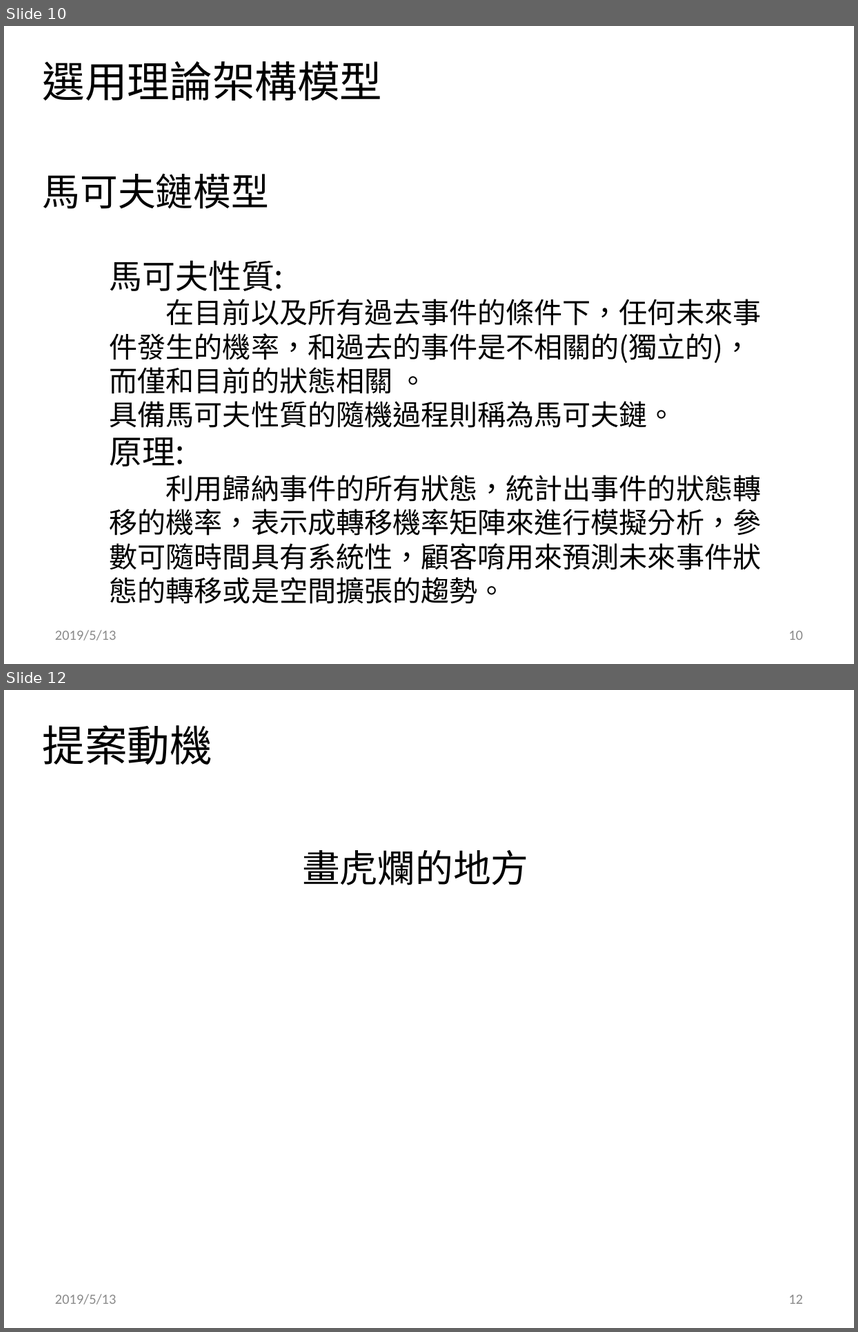
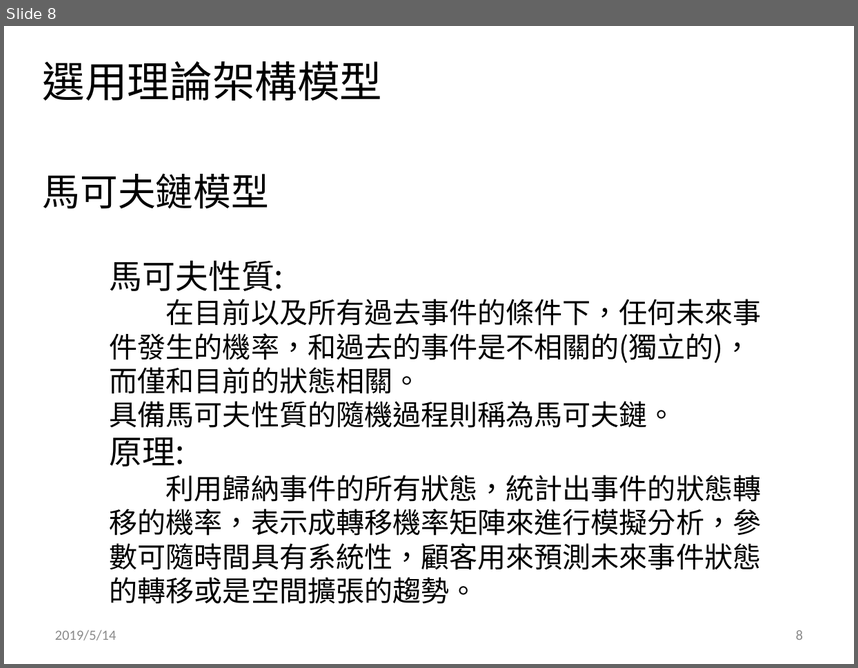
Before and after one commit to ray0814/POST_BigData, a slide deck: 141474_bigdata最後希望_分析方案說明書.pptx. Shown one above the other, each under a label of ours: slides 10 and 12 before the commit, slide 8 after it; the slides between them are not shown. The pictures are 858x1332 and 858x668 pixels, drawn with LibreOffice and Linux fonts; fonts in the diff are those of the drawing; background and template pictures are left out. Boxes give left, top, right and bottom in pixels: in the first picture for what was removed or moved away, otherwise in the second. Text is boxed around its words. In the diff, an @@ line names an element or a change of style, - is before the commit and + after.

```diff
--- a/141474_bigdata最後希望_分析方案說明書.pptx
+++ b/141474_bigdata最後希望_分析方案說明書.pptx
@@ slide 12 removed at (x1=4, y1=690, x2=854, y2=1328), background #FFFFFF @@
@@ text removed at (x1=43, y1=725, x2=212, y2=765) @@
-提案動機
@@ title removed at (x1=302, y1=850, x2=529, y2=885) @@
-畫虎爛的地方
@@ text removed at (x1=55, y1=1294, x2=116, y2=1304) @@
-2019/5/13
@@ page number removed at (x1=789, y1=1294, x2=803, y2=1303) @@
-12
@@ what was slide 10 is now slide 8 @@
@@ slide 8 changed as well @@
@@ text at (x1=110, y1=299, x2=761, y2=394): spaces changed @@
-在目前以及所有過去事件的條件下，任何未來事件發生的機率，和過去的事件是不相關的(獨立的)，而僅和目前的狀態相關 。
+在目前以及所有過去事件的條件下，任何未來事件發生的機率，和過去的事件是不相關的(獨立的)，而僅和目前的狀態相關。
@@ text at (x1=110, y1=474, x2=762, y2=604): text changed @@
-利用歸納事件的所有狀態，統計出事件的狀態轉移的機率，表示成轉移機率矩陣來進行模擬分析，參數可隨時間具有系統性，顧客唷用來預測未來事件狀態的轉移或是空間擴張的趨勢。
+利用歸納事件的所有狀態，統計出事件的狀態轉移的機率，表示成轉移機率矩陣來進行模擬分析，參數可隨時間具有系統性，顧客用來預測未來事件狀態的轉移或是空間擴張的趨勢。
@@ text at (x1=55, y1=630, x2=116, y2=640): text changed @@
-2019/5/13
+2019/5/14
@@ page number at (x1=796, y1=630, x2=803, y2=639): text changed @@
-10
+8
```
Also in this commit, not shown: 9 other slides changed, 8 slides added, 3 other slides removed, 2 other files.
